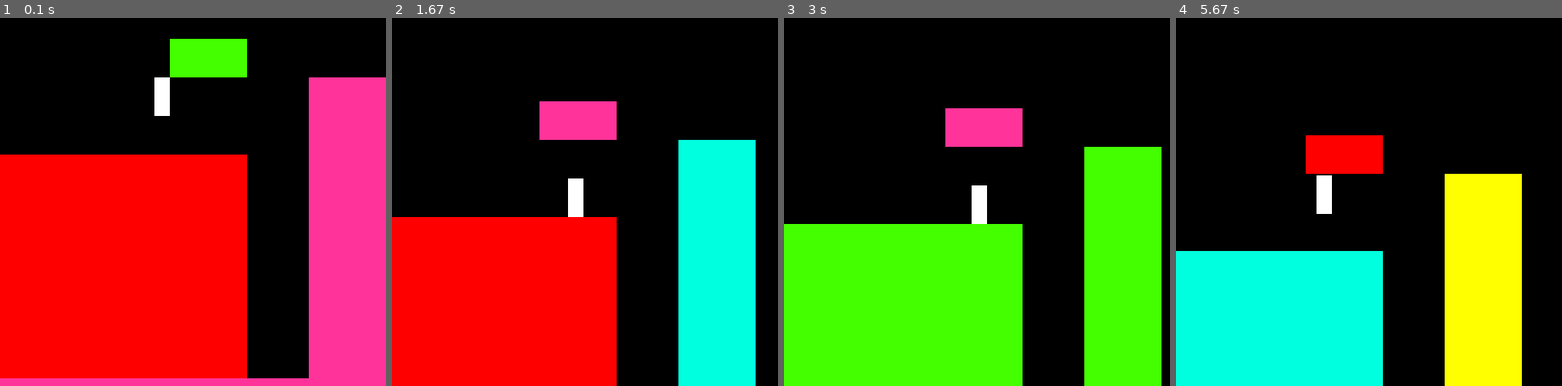
Above: before the commit, frames 1-4 (left to right).
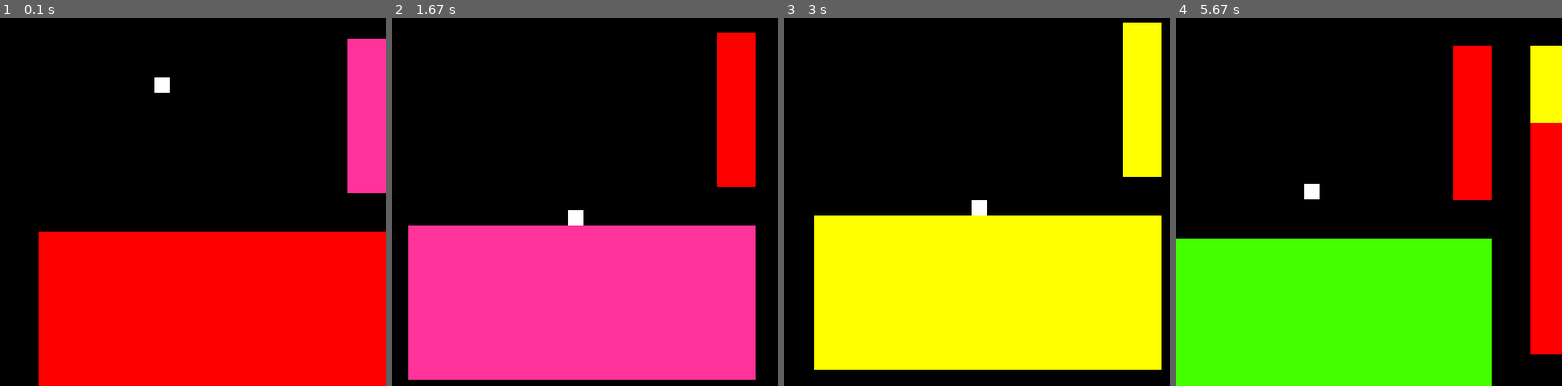
Above: after the commit, the same moments.

Repository: B-B-2-1/Learning_Pygames
Game: pygame game, started from Sidescroll game/sidescroll_Test2.py
Two runs of this game, one before a commit and one after it. Both use one fixed random seed, a clock stepped at 60 frames per second and the inputs below.
Inputs:
- Up to frame 1 (0.1 s): no input
- Up to frame 2 (1.67 s): hold Right 0.33-0.8 s; hold Right 0.83-1.3 s; hold Left from 1.33 s (still down)
- Up to frame 3 (3 s): release Left at 1.87 s; hold Left 1.9-2.3 s; hold Right 2.33-2.97 s
- Up to frame 4 (5.67 s): tap Space at 3, 3.4, 3.7, 3.9, 4.2, 4.4, 4.7, 4.9, 5.2, 5.47 s; hold Left 3.33-3.8 s; hold Right 3.83-4.3 s; hold Right 4.33-4.8 s; hold Left 4.83-5.37 s; hold Left from 5.4 s (still down)

The runs differ from the first frame. In frame 1, 42% of the frame differs, in the area x 0-100%, y 5-100%; in frame 2, 52%; in frame 3, 54%, in the area x 0-98%, y 1-100%; in frame 4, 52%.

Commit message:
solved jump loop (Rectangles) problem

Diff:
--- a/Sidescroll game/sidescroll_Test2.py
+++ b/Sidescroll game/sidescroll_Test2.py
@@ -21,9 +21,9 @@
 
 class player():
 
-    height = 50
+    height = 20
     width = 20
-    gravity = 1
+    gravity = 3
     max_v_speed = 20
     max_h_speed = 10
     move_l = False
@@ -52,14 +52,16 @@
                 elif self.v_speed<=0:
                     self.rect.top = rect.bottom
                     self.v_speed = 0
-            elif self.v_speed<self.max_v_speed:
-                self.v_speed+=self.gravity
+        if not(coll) and self.v_speed<self.max_v_speed:
+            self.v_speed+=self.gravity
         if self.floorcollided == False and coll == True:
+            print(ticks,self.v_speed)
             self.jumpable = True #first floorcoll
             self.wallJumpedRect = 0
             if not((self.h_speed>0 and self.move_r) or (self.h_speed<0 and self.move_l)):
                 self.h_speed = 0
         if self.floorcollided == True and coll == False:
+            print(ticks,self.v_speed)
             self.jumpable = False
         self.floorcollided = coll
 
@@ -97,10 +99,19 @@
             self.wallcollided = coll
 
 ######################################################################Level Design
-rectangles.append(pygame.Rect(0,200,320,300))
-rectangles.append(pygame.Rect(400,100,100,400))
-rectangles.append(pygame.Rect(0,490,500,10))
-rectangles.append(pygame.Rect(220,50,100,50))
+# rectangles.append(pygame.Rect(0,200,350,300))
+# rectangles.append(pygame.Rect(400,100,100,400))
+# rectangles.append(pygame.Rect(0,490,500,10))
+# rectangles.append(pygame.Rect(220,50,100,50))
+# rectangles.append(pygame.Rect(0,0,50,500))
+rectangles.append(pygame.Rect(50,300,450,200))
+rectangles.append(pygame.Rect(450,50,50,200))
+rectangles.append(pygame.Rect(550,150,300,300))
+rectangles.append(pygame.Rect(550,50,50,100))
+rectangles.append(pygame.Rect(900,400,500,50))
+rectangles.append(pygame.Rect(1050,50,50,300))
+rectangles.append(pygame.Rect(1150,50,50,300))
+rectangles.append(pygame.Rect(1200,50,500,50))
 ##################################################################################
 p1 = player(200,100)
 
